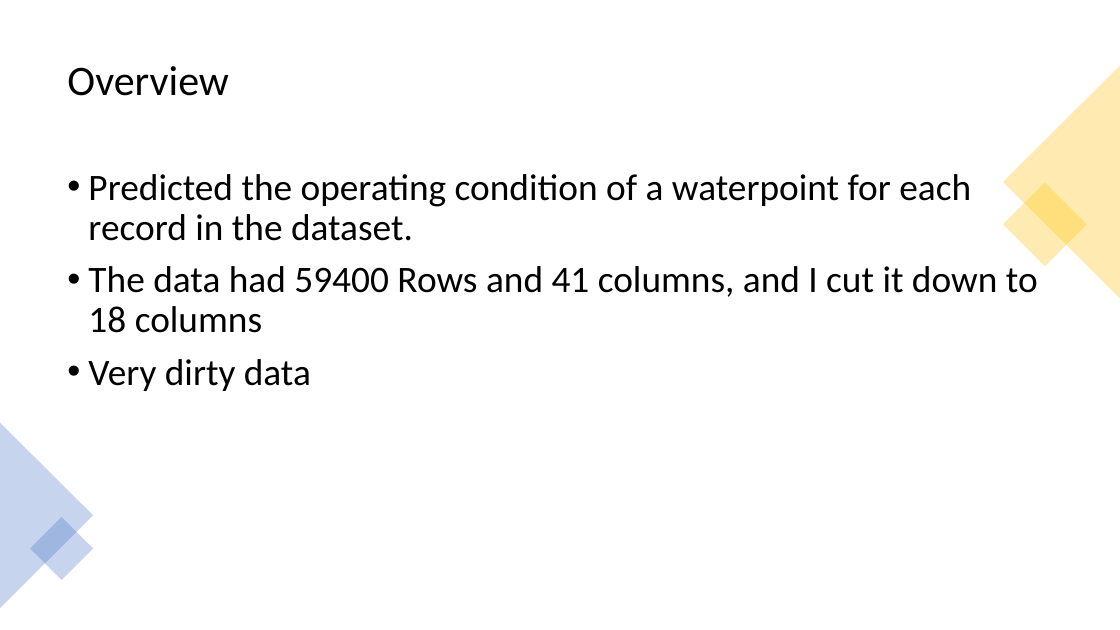
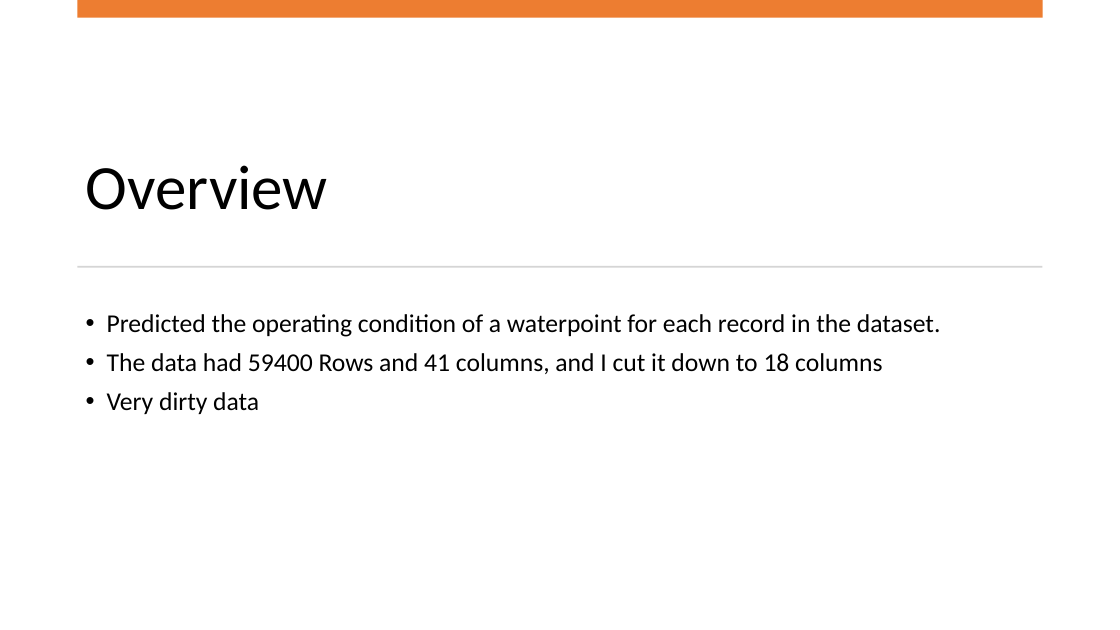
Before and after one commit to Savvy-Slowley/Pump-it-Up-Data-Mining-the-Water-Table-, a slide deck: slide 2 of PowerPoint For Presentations/Tanzania Pump Prediction.pptx. Drawn at 1120x630 pixels with LibreOffice and Linux fonts; fonts in the diff are those of the drawing. Boxes give left, top, right and bottom in pixels: in the first picture for what was removed or moved away, otherwise in the second. Text is boxed around its words. In the diff, an @@ line names an element or a change of style, - is before the commit and + after.

```diff
--- a/PowerPoint For Presentations/Tanzania Pump Prediction.pptx
+++ b/PowerPoint For Presentations/Tanzania Pump Prediction.pptx
@@ rectangle added at (77,0,1043,18), fill #ED7D31 @@
@@ title "Overview": place and size @@
-title "Overview" at (67,66,228,96)
+title "Overview" at (86,165,328,210)
@@ title "Overview" at (86,165,328,210): size 36 to 54 pt; vertical alignment middle to bottom @@
@@ triangle removed at (1003,66,1120,298) @@
@@ rectangle removed at (1003,183,1088,267) @@
@@ rectangle added at (77,266,1043,268), fill #D5D5D5 @@
@@ text "Predicted the operating condition of ...": place and size @@
-text "Predicted the operating condition of ..." at (88,174,1038,391)
+text "Predicted the operating condition of ..." at (107,314,941,414)
@@ text "Predicted the operating condition of ..." at (107,314,941,414): size 32 to 22 pt @@
@@ triangle removed at (0,423,93,608) @@
@@ rectangle removed at (30,517,93,580) @@
```
Also in this commit, not shown: 1 other slide changed, 5 slides added.
